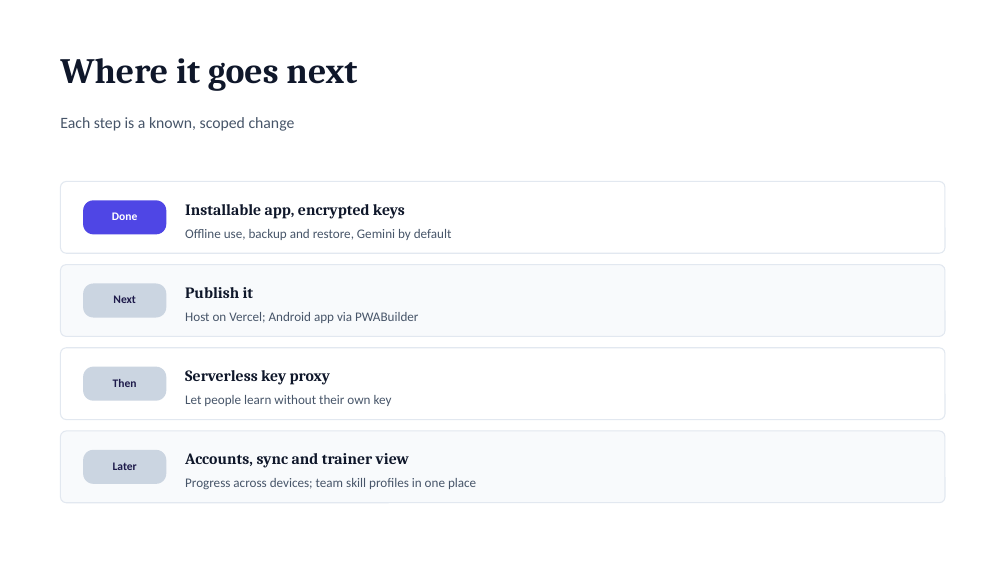
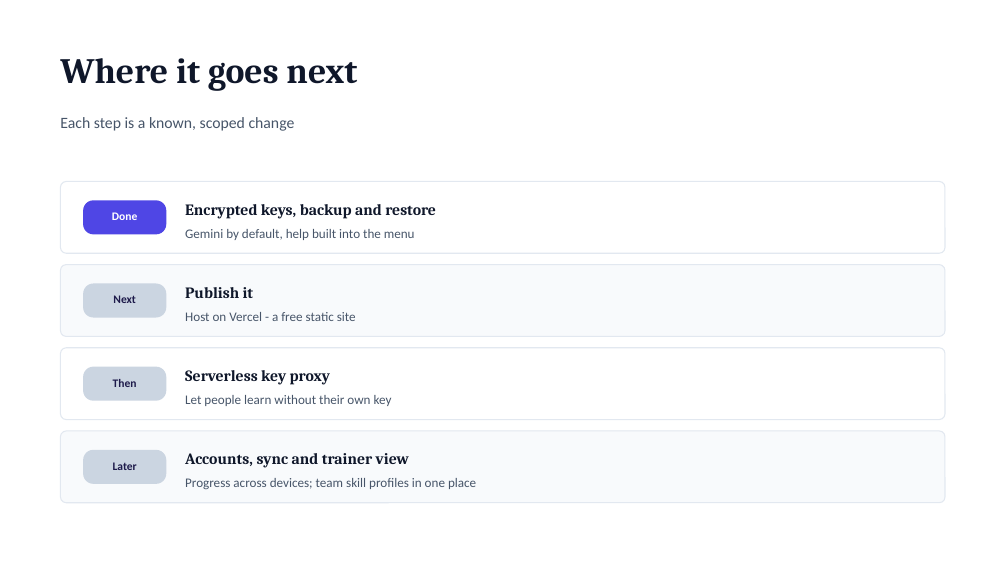
Before and after one commit to sohelPathanHarbinger/skill_path, a slide deck: slide 16 of docs/SkillPath-Presentation.pptx. Drawn at 1008x567 pixels with LibreOffice and Linux fonts; fonts in the diff are those of the drawing. Boxes give left, top, right and bottom in pixels: in the first picture for what was removed or moved away, otherwise in the second. Text is boxed around its words. In the diff, an @@ line names an element or a change of style, - is before the commit and + after.

```diff
--- a/docs/SkillPath-Presentation.pptx
+++ b/docs/SkillPath-Presentation.pptx
@@ text at (185,204,436,219): text changed @@
-Installable app, encrypted keys
+Encrypted keys, backup and restore
@@ text at (185,229,415,240): text changed @@
-Offline use, backup and restore, Gemini by default
+Gemini by default, help built into the menu
@@ text at (185,312,356,321): text changed @@
-Host on Vercel; Android app via PWABuilder
+Host on Vercel - a free static site
```
Also in this commit, not shown: 4 other slides changed, 15 other files.
